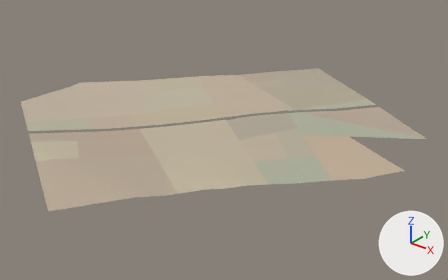
Before and after pictures for a commit that changed the glTF model assets/malta/countryside/farm_-9_-4_soil.glb.
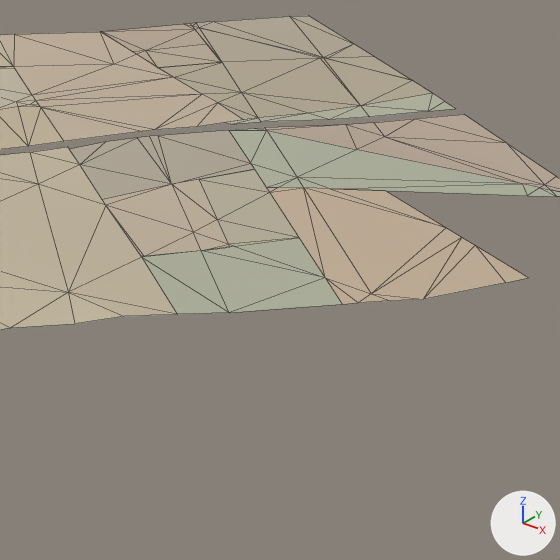
Each version appears first whole from a camera (50 mm lens) standing at (736.0, -797.0, 355.0) and looking at (324.0, -283.0, 36.0), and next in a close-up on the part from 44% to 93% of the width and 22% to 100% of the height. Lighting does not change. The marker at lower right points along +X, +Y and +Z. The last two pictures show the newer version. The close-ups show mesh edges as thin lines. Vertices at exactly the same position are counted once.

Objects in the first close-up: 'geometry_0'.
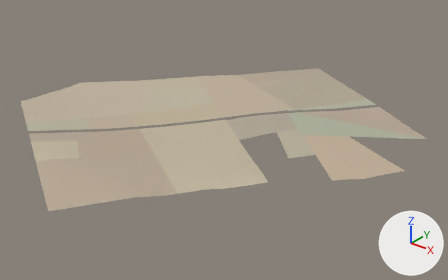
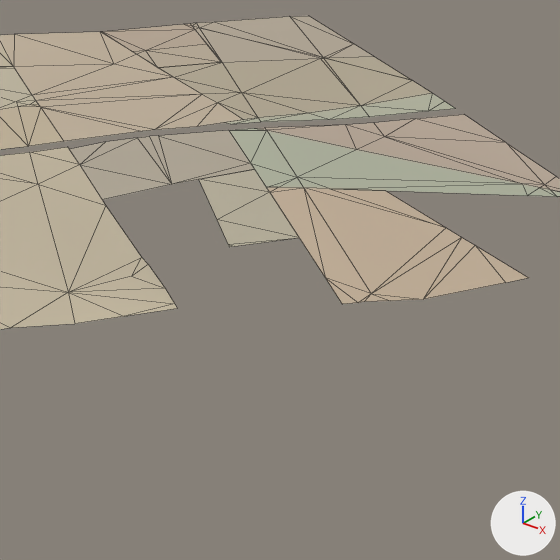
Boxes [x1, y1, x2, y2] around the edits, measured in the close-ups (560 x 560 px):
part 1 of me_geometry_0, cut back: before [69, 180, 389, 316]; after [69, 257, 389, 316]

The change, as a list of edits to the scene's bpy script:
```text
Change me_geometry_0:
    used by ob_geometry_0; location = (0.0, 0.0, 0.0)
    remove me_geometry_0.from_pydata(...)  # 224 vertices, 301 faces; spans x 88.0..536.0, y -539.0..-18.0, z 45.0..73.0
    add me_geometry_0.from_pydata(...)  # 225 vertices, 290 faces; spans x 88.0..536.0, y -539.0..-18.0, z 45.0..73.0
    me_geometry_0 part 1
    6 vertices are removed from x 419.0..469.0, y -385.0..-320.0, z 64.0..69.0
    21 faces are deleted
    6 vertices are added at (501.0, -328.0, 65.0), (427.0, -361.0, 69.0), (430.0, -375.0, 71.0), (445.0, -375.0, 71.0), (455.0, -383.0, 72.0), (457.0, -385.0, 71.0)
    9 new faces join them
    other edits to the shape of me_geometry_0 do not show in these pictures
```
